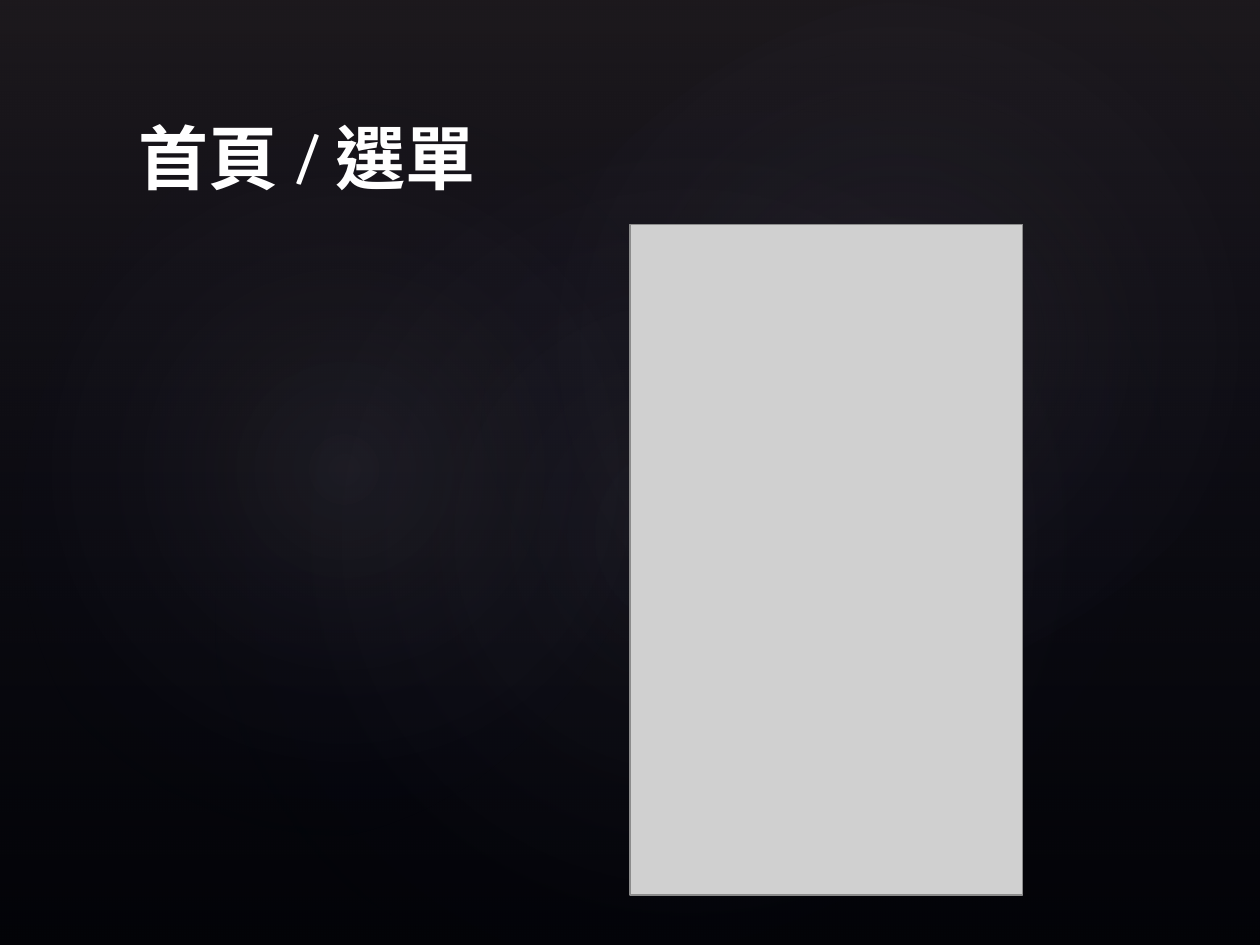
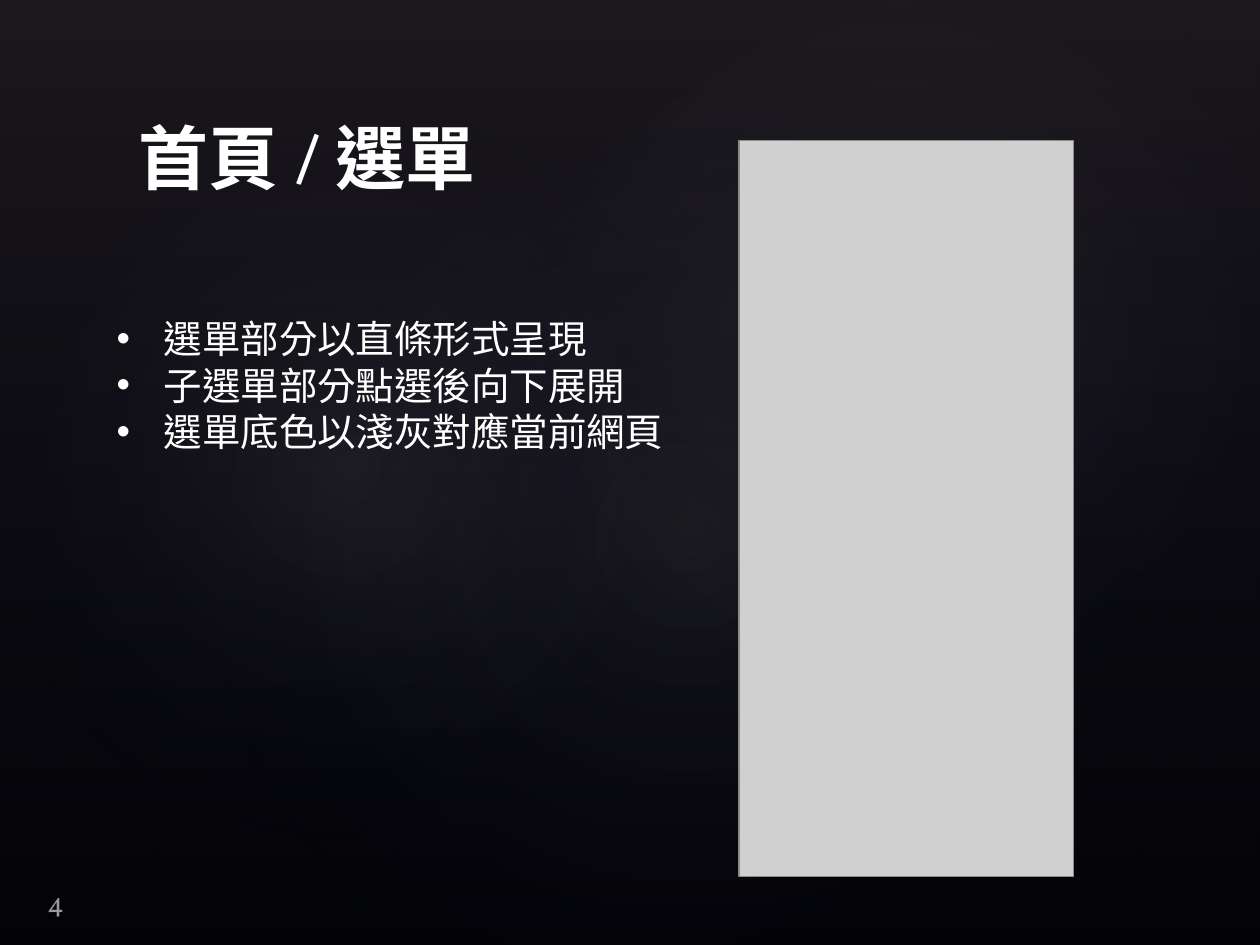
Before and after one commit to explooosion/iShareLoveMeal, a slide deck: slide 4 of doc/愛心便當收銀系統.pptx. Drawn at 1260x945 pixels with LibreOffice and Linux fonts; fonts in the diff are those of the drawing; grey boxes stand for pictures; background and template pictures are left out. Boxes give left, top, right and bottom in pixels: in the first picture for what was removed or moved away, otherwise in the second. Text is boxed around its words. In the diff, an @@ line names an element or a change of style, - is before the commit and + after.

```diff
--- a/doc/愛心便當收銀系統.pptx
+++ b/doc/愛心便當收銀系統.pptx
@@ picture: place and size @@
-picture at (630, 224, 1023, 895)
+picture at (740, 140, 1075, 876)
@@ text added at (164, 320, 664, 449), 22 pt, text #FFFFFF @@
+• 選單部分以直條形式呈現
+• 子選單部分點選後向下展開
+• 選單底色以淺灰對應當前網頁
@@ page number added at (47, 898, 64, 917), 16 pt, text #FFFFFF at 60% opacity @@
+4
```
Also in this commit, not shown: 12 other slides changed.
